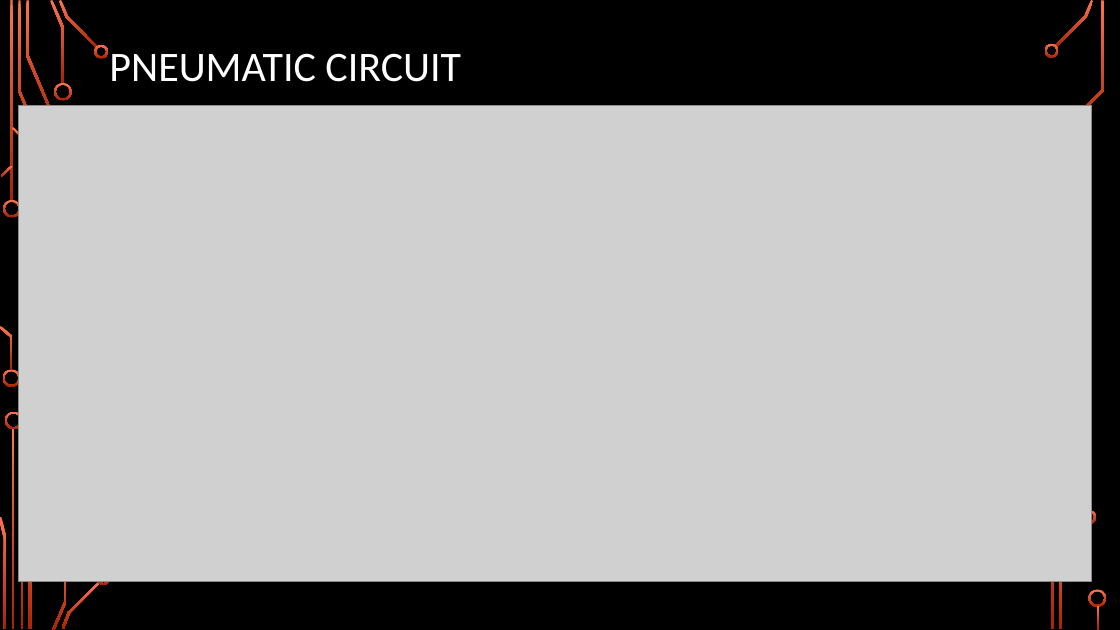
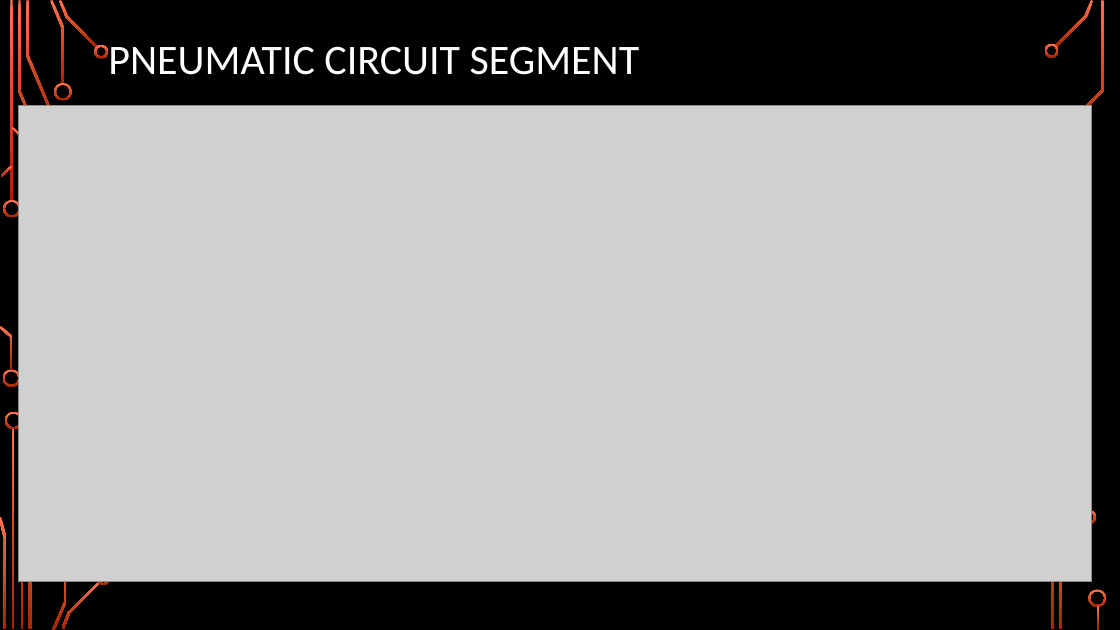
Before and after one commit to Logiant/AgileRoboticControls, a slide deck: slide 27 of Documentation/Presentation/Design Presentation/Design Presentation.pptx. Drawn at 1120x630 pixels with LibreOffice and Linux fonts; fonts in the diff are those of the drawing; grey boxes stand for pictures; background and template pictures are left out. Boxes give left, top, right and bottom in pixels: in the first picture for what was removed or moved away, otherwise in the second. Text is boxed around its words. In the diff, an @@ line names an element or a change of style, - is before the commit and + after.

Commit message:
Updated Pneumatic Slides in presentation

```diff
--- a/Documentation/Presentation/Design Presentation/Design Presentation.pptx
+++ b/Documentation/Presentation/Design Presentation/Design Presentation.pptx
@@ title at (x1=108, y1=46, x2=640, y2=75): text changed @@
-PNEUMATIC CIRCUIT
+PNEUMATIC CIRCUIT SEGMENT
```
Also in this commit, not shown: 8 other slides changed.
